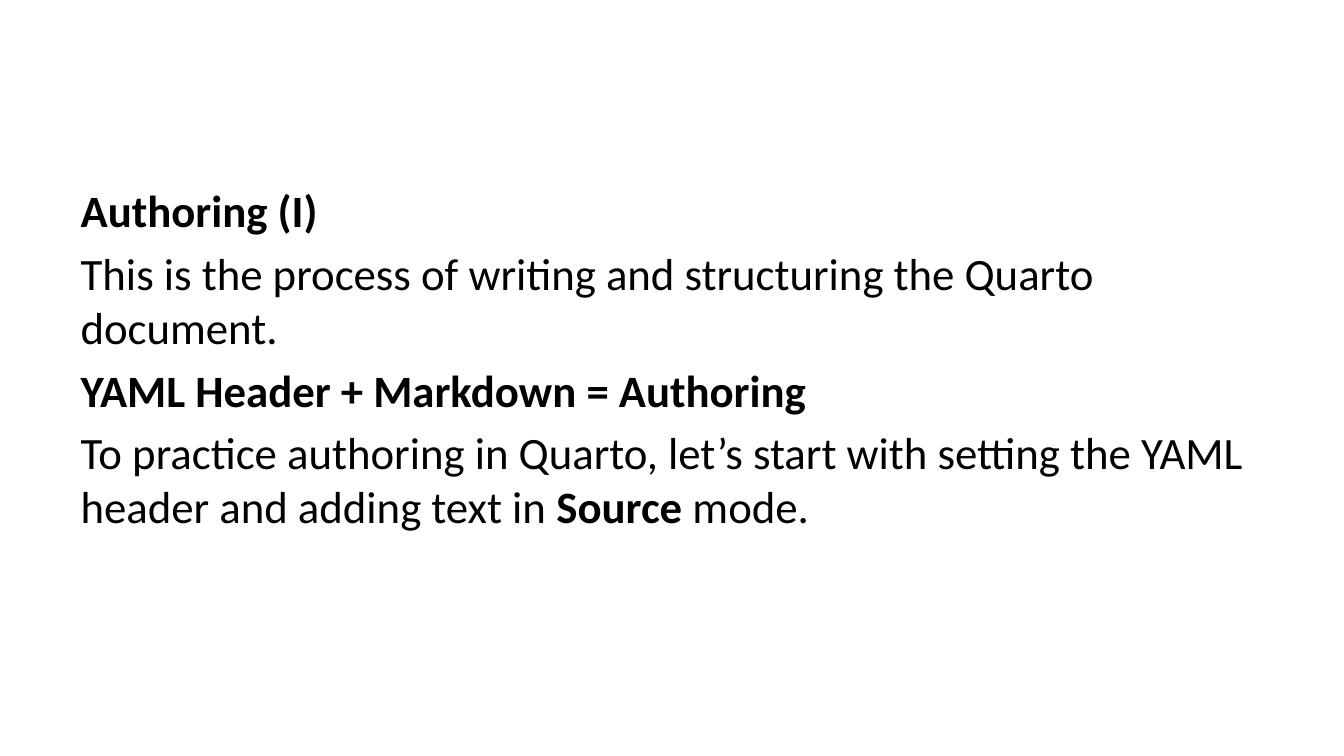
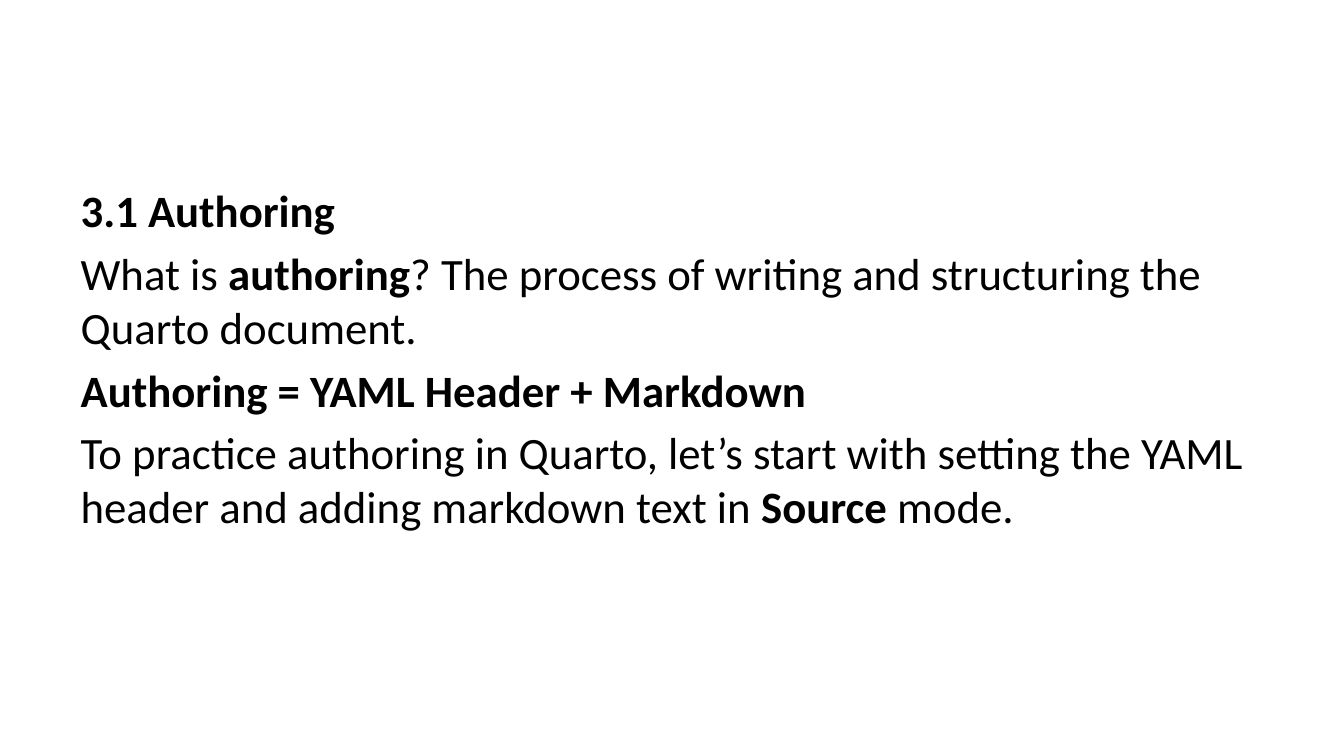
Before and after one commit to lmu-osc/train-the-trainer-student-track-OS, a slide deck: slide 20 of _site/materials/OS-M3/OS-M3-S6-Quarto/OS-M3-S6-Quarto-slides.pptx (slide 19 before the commit). Drawn at 1344x756 pixels with LibreOffice and Linux fonts; fonts in the diff are those of the drawing. Boxes give left, top, right and bottom in pixels: in the first picture for what was removed or moved away, otherwise in the second. Text is boxed around its words. In the diff, an @@ line names an element or a change of style, - is before the commit and + after.

```diff
--- a/_site/materials/OS-M3/OS-M3-S6-Quarto/OS-M3-S6-Quarto-slides.pptx
+++ b/_site/materials/OS-M3/OS-M3-S6-Quarto/OS-M3-S6-Quarto-slides.pptx
@@ text at box(81, 195, 1243, 531): text changed @@
-Authoring (I)
-This is the process of writing and structuring the Quarto document.
-YAML Header + Markdown = Authoring
-To practice authoring in Quarto, let’s start with setting the YAML header and adding text in Source mode.
+3.1 Authoring
+What is authoring? The process of writing and structuring the Quarto document.
+Authoring = YAML Header + Markdown
+To practice authoring in Quarto, let’s start with setting the YAML header and adding markdown text in Source mode.
```
Also in this commit, not shown: 72 other slides changed, 7 slides added, 4 slides removed, 39 other files.
